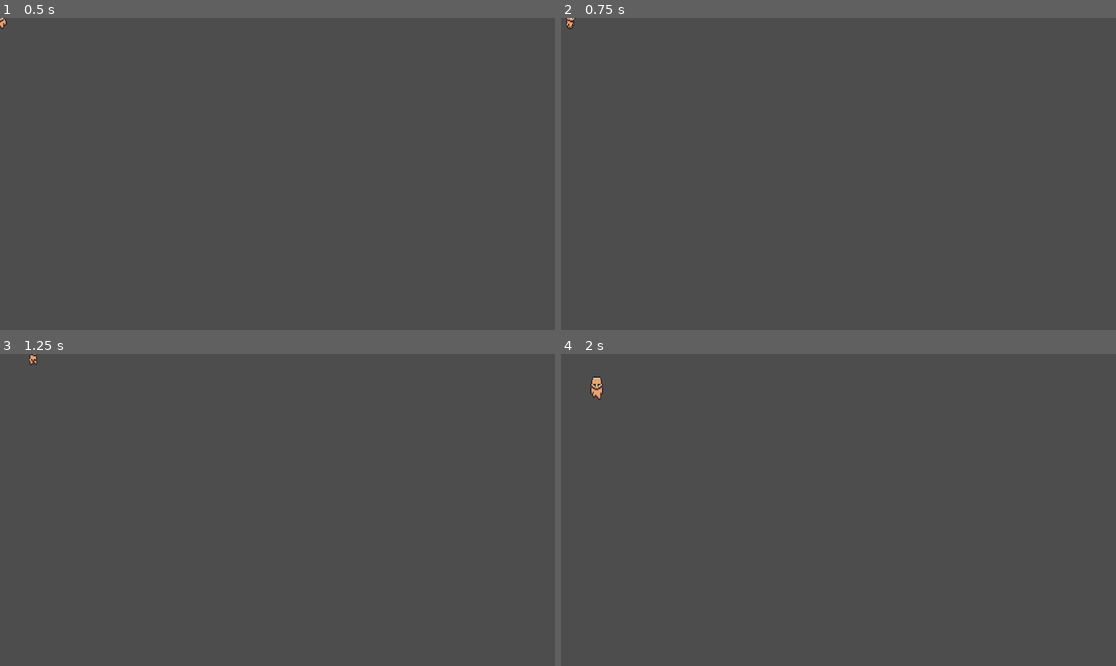
Above: before the commit, frames 1-4 (two rows, left to right).
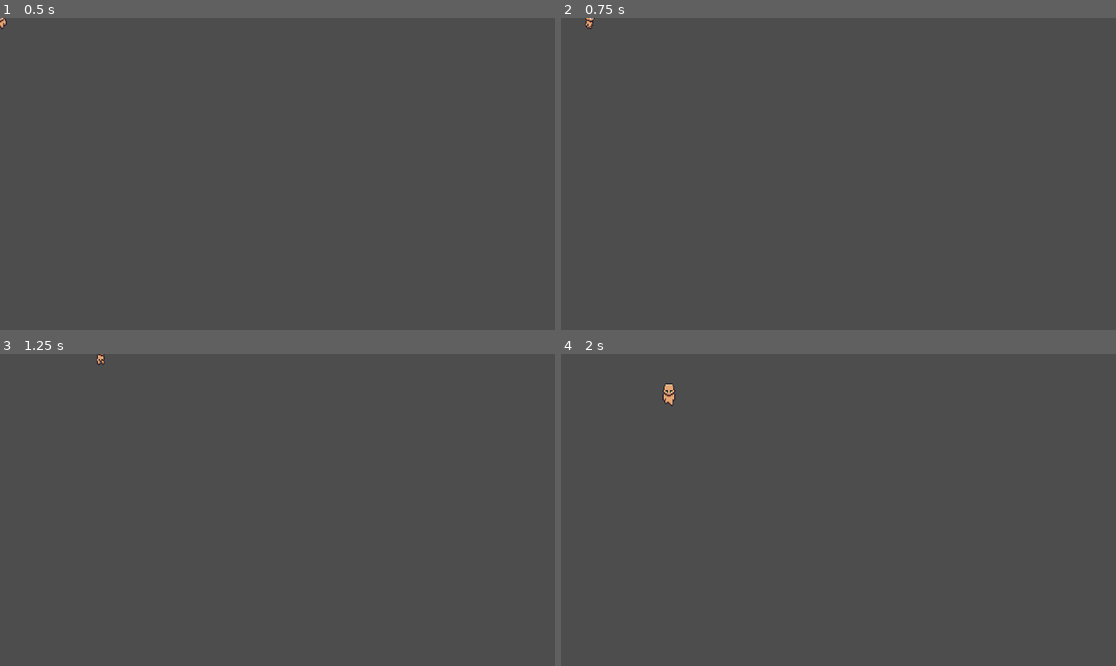
Above: after the commit, the same moments.

Repository: jegor8r/LRL
Game: Godot game, scene res://scenes/player/character.tscn
Two runs of this game, one before a commit and one after it. Both use one fixed random seed, a clock stepped at 60 frames per second and the inputs below. This scene is started directly instead of the project's main scene.
Inputs:
- Up to frame 1 (0.5 s): no input
- Up to frame 2 (0.75 s): tap Enter at 0.5 s; hold Right (ui_right) from 0.53 s (still down); hold Shift from 0.53 s (still down)
- Up to frame 3 (1.25 s): keep holding Right (ui_right); keep holding Shift
- Up to frame 4 (2 s): release Right (ui_right) at 1.28 s; release Shift at 1.28 s; hold Down (ui_down) from 1.28 s (still down); tap Shift at 1.35 s

Frame 1 is identical in both runs. In frame 2, less than 0.1% of the frame differs, in the area x 0-7%, y 0-4%; in frame 3, less than 0.1%; in frame 4, 0.3%, in the area x 5-21%, y 7-17%.

Commit message:
Upgredoju heal fucntion and added running function to character

Diff:
--- a/scripts/character.gd
+++ b/scripts/character.gd
@@ -2,13 +2,14 @@
 @export var max_health = 100
 @export var health = 100
 @export var speed = 100
+@export var stamina = 100
+@export var max_stamina = 100
 
 # получаем узел AnimatedSprite2D
 @onready var sprite = $AnimatedSprite2D
 #Ходьба
 func _physics_process(delta):
 	var direction = Vector2.ZERO
-
 	# считываем ввод
 	if Input.is_action_pressed("ui_up"):
 		direction.y = -1
@@ -19,10 +20,16 @@
 	if Input.is_action_pressed("ui_right"):
 		direction.x = 1
 
-	# двигаем персонажа
-	velocity = direction * speed
+	var current_speed = speed
+	if Input.is_key_pressed(KEY_SHIFT) and stamina > 0:
+		current_speed = speed * 3
+		stamina -= 10 * delta
+		stamina = max(stamina, 0)
+	else:
+		stamina += 10 * delta
+		stamina = min(stamina, max_stamina)
+	velocity = current_speed * direction
 	move_and_slide()
-
 	# анимации
 	if direction == Vector2.ZERO:
 		sprite.play("Idle")
@@ -46,9 +53,9 @@
 #Функция исцеления здоровья
 func heal():
 	await get_tree().create_timer(5.0).timeout
-	while health <= max_health:
-		health += 5
-		blink_heal()
+	while health < max_health:
+		health = min(health +5, max_health)
+		await blink_heal()
 	return
 #Функция смерти
 func die():
